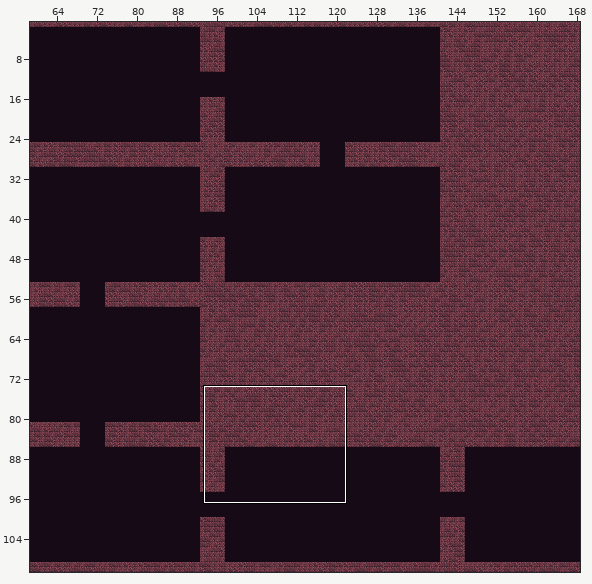
Two states of a Tiled map, android/assets/maps/CavernMap1.tmx. The first picture is a wide view before the edit; the outline marks the close-up.
Close-up. Before the edit:
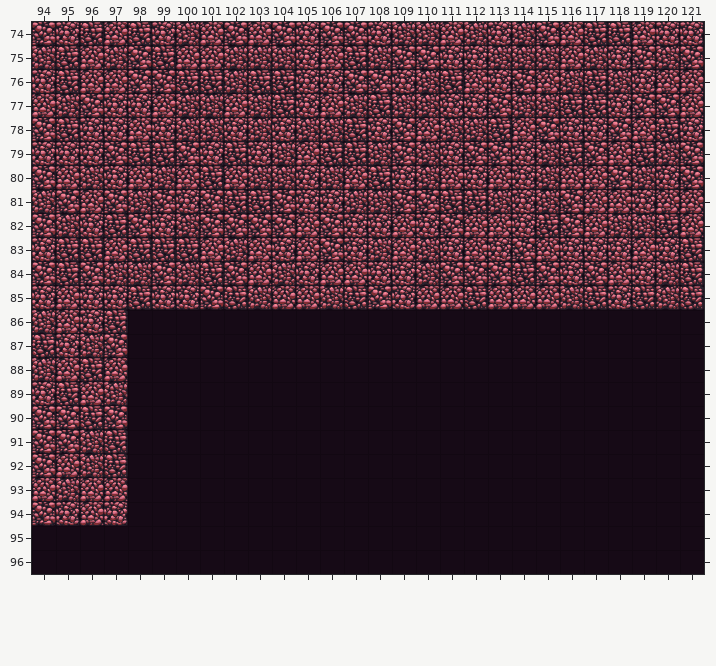
Cells are 64x64 px. Shown: x 94..121, y 74..96. The commit also changed other parts of the map, which this record leaves out.
The result:
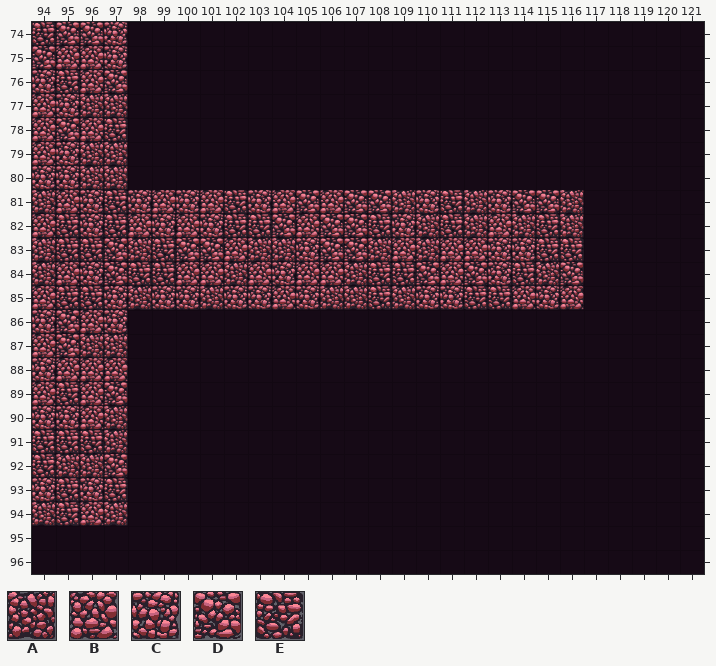
Key: from "tileMapGutter": A 5, B 6, C 7, D 8, E 9.
_ is an empty cell.
Diff:
{"where": "layer \"terrain\""}
{"y":74,"x":94,"old":"DCEBECABDBDCDDCAABACADBEEBCC","new":"EDDC________________________"}
{"y":75,"x":94,"old":"AE","new":"DB"}
{"y":75,"x":97,"old":"ADEBBAAACBEADDCCAAABACDAD","new":"C________________________"}
{"y":76,"x":97,"old":"BDDEEAEECCDDCAEBCDBAEACBB","new":"D________________________"}
{"y":77,"x":95,"old":"ADCCBAABAECBAEAACCDAAEECDDB","new":"CAA________________________"}
{"y":78,"x":94,"old":"DECCBCAACACAAECDBAAEBDCCDBEC","new":"BDBE________________________"}
{"y":79,"x":94,"old":"C","new":"B"}
{"y":79,"x":96,"old":"CDEEDCECABEEADACDDCAEDBEAD","new":"AA________________________"}
{"y":80,"x":94,"old":"DB","new":"CC"}
{"y":80,"x":97,"old":"CBABEBAACABECABCBCABBDACD","new":"A________________________"}
{"y":81,"x":95,"old":"DBDAD","new":"BCECB"}
{"y":81,"x":101,"old":"D","new":"B"}
{"y":81,"x":103,"old":"EDCCAADD","new":"CBDBDDAC"}
{"y":81,"x":112,"old":"EACADBBCBB","new":"ACDDA_____"}
{"y":82,"x":94,"old":"DA","new":"BE"}
{"y":82,"x":98,"old":"D","new":"B"}
{"y":82,"x":100,"old":"ADDD","new":"BCEE"}
{"y":82,"x":107,"old":"CCBCDB","new":"DECAEA"}
{"y":82,"x":114,"old":"C","new":"A"}
{"y":82,"x":116,"old":"DBAAEB","new":"A_____"}
{"y":83,"x":94,"old":"C","new":"A"}
{"y":83,"x":97,"old":"BE","new":"DA"}
{"y":83,"x":100,"old":"EBABCB","new":"DDBAAC"}
{"y":83,"x":107,"old":"C","new":"D"}
{"y":83,"x":111,"old":"C","new":"B"}
{"y":83,"x":114,"old":"DBCCCBCE","new":"CEE_____"}
{"y":84,"x":94,"old":"DEDAADAED","new":"ABCDEEBBA"}
{"y":84,"x":104,"old":"AC","new":"CB"}
{"y":84,"x":107,"old":"BCCAD","new":"AEEDB"}
{"y":84,"x":113,"old":"D","new":"C"}
{"y":84,"x":115,"old":"DCDBCAE","new":"AD_____"}
{"y":85,"x":94,"old":"CBC","new":"BEE"}
{"y":85,"x":98,"old":"E","new":"A"}
{"y":85,"x":101,"old":"DEA","new":"ACC"}
{"y":85,"x":105,"old":"B","new":"C"}
{"y":85,"x":107,"old":"EDCBB","new":"AEACC"}
{"y":85,"x":113,"old":"B","new":"E"}
{"y":85,"x":115,"old":"BAECEAE","new":"CB_____"}
{"y":86,"x":94,"old":"ABCE","new":"CDBC"}
{"y":87,"x":94,"old":"EC","new":"BD"}
{"y":87,"x":97,"old":"D","new":"A"}
{"y":88,"x":94,"old":"A","new":"C"}
{"y":88,"x":96,"old":"E","new":"B"}
{"y":89,"x":94,"old":"C","new":"B"}
{"y":89,"x":97,"old":"A","new":"D"}
{"y":90,"x":94,"old":"DDED","new":"CCBA"}
{"y":91,"x":94,"old":"DDAE","new":"EEEA"}
{"y":92,"x":94,"old":"DB","new":"EA"}
{"y":92,"x":97,"old":"E","new":"D"}
{"y":93,"x":94,"old":"BABB","new":"CECE"}
{"y":94,"x":94,"old":"DC","new":"AE"}
{"y":94,"x":97,"old":"C","new":"A"}
{"label":"changed","picture_box":[32,22,704,526]}
